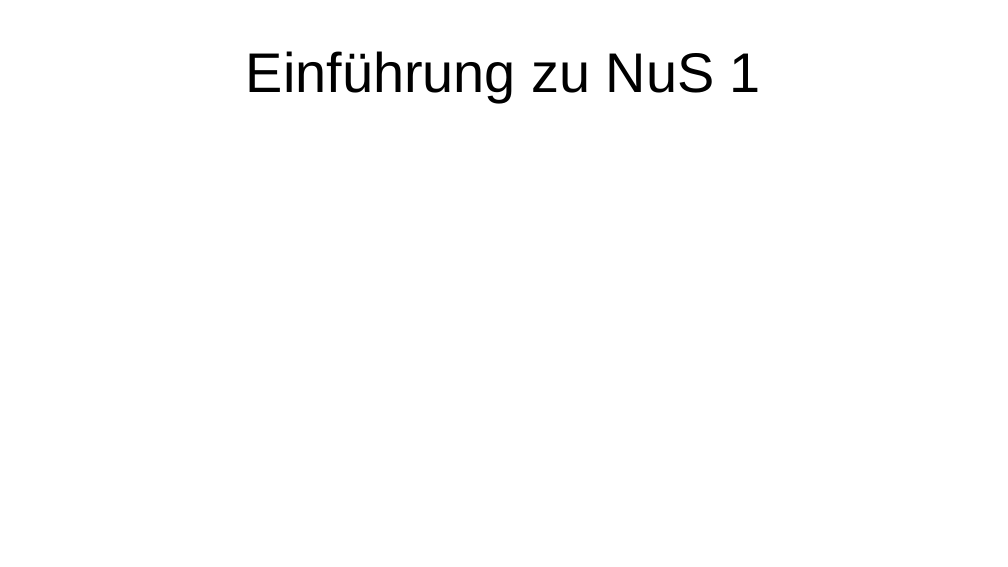
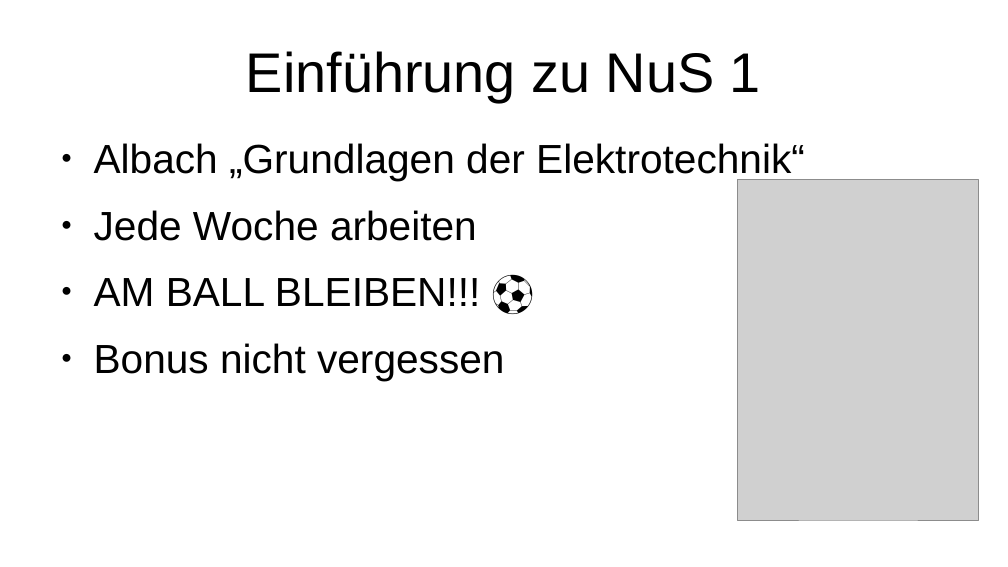
Before and after one commit to promitheas-nikou/eth-work, a slide deck: slide 6 of NuS1/slides/W1.odp. Drawn at 1008x567 pixels with LibreOffice and Linux fonts; fonts in the diff are those of the drawing; grey boxes stand for pictures. Boxes give left, top, right and bottom in pixels: in the first picture for what was removed or moved away, otherwise in the second. Text is boxed around its words. In the diff, an @@ line names an element or a change of style, - is before the commit and + after.

```diff
--- a/NuS1/slides/W1.odp
+++ b/NuS1/slides/W1.odp
@@ text added at (x1=94, y1=143, x2=805, y2=381), 32 pt, text #000000 @@
+● Albach „Grundlagen der Elektrotechnik“
+● Jede Woche arbeiten
+● AM BALL BLEIBEN!!! ⚽
+● Bonus nicht vergessen
@@ picture added at (x1=738, y1=180, x2=979, y2=520) @@
```
Also in this commit, not shown: 3 other slides changed, 4 slides added.
